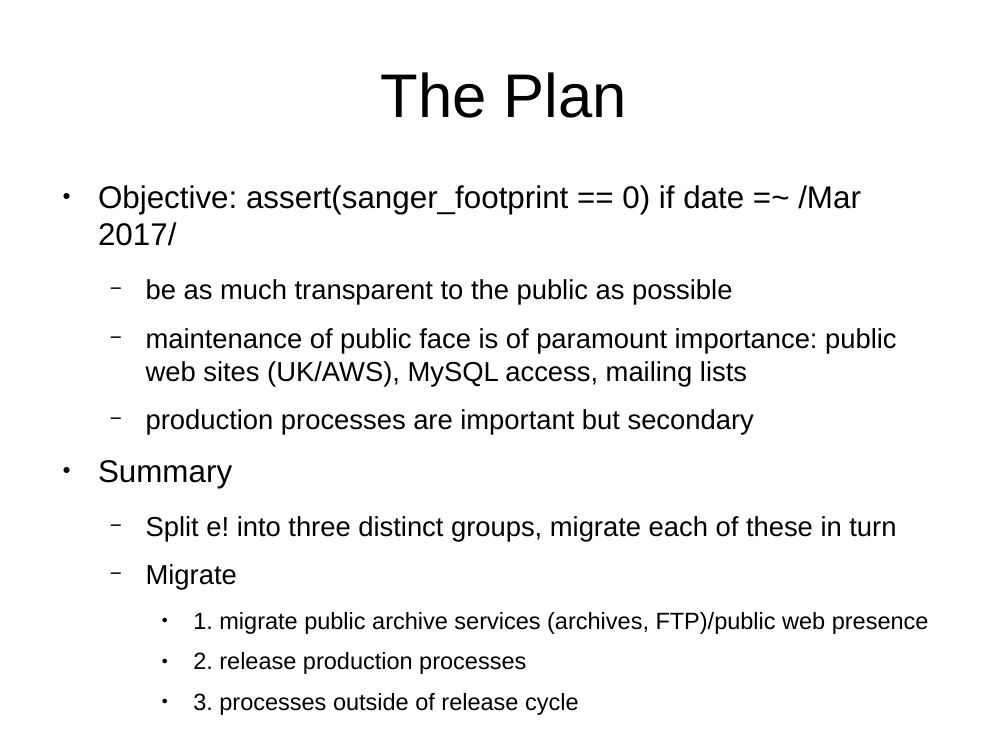
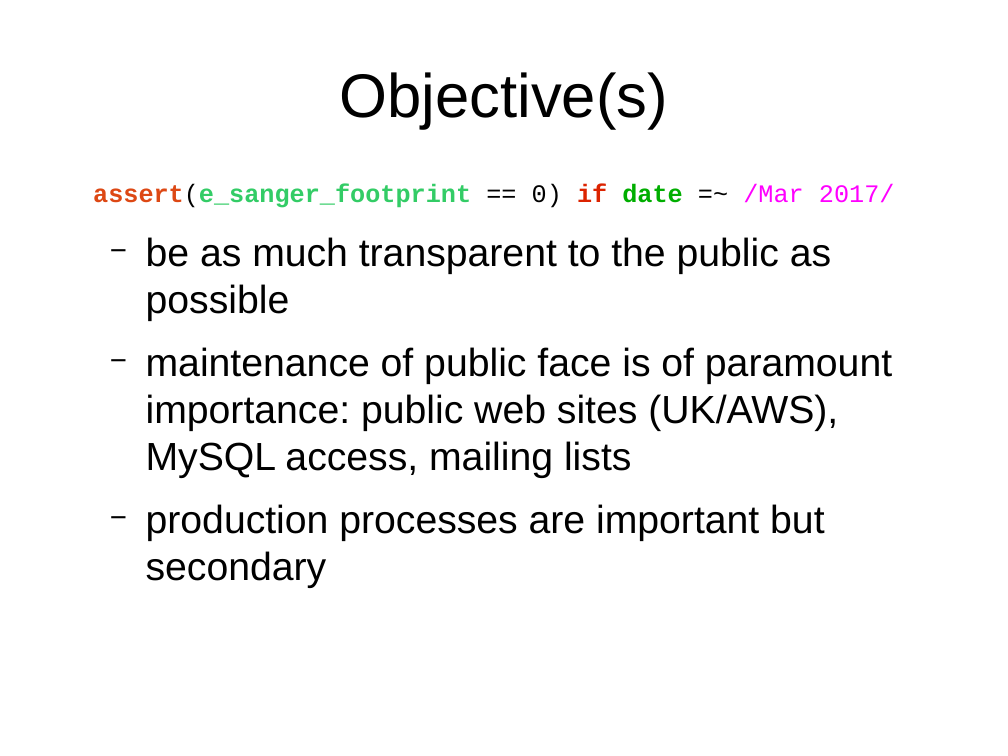
Before and after one commit to avullo/ensembl-migration-pm, a slide deck: slide 2 of data-review-10-16/talk.odp. Drawn at 1008x756 pixels with LibreOffice and Linux fonts; fonts in the diff are those of the drawing; background and template pictures are left out. Boxes give left, top, right and bottom in pixels: in the first picture for what was removed or moved away, otherwise in the second. Text is boxed around its words. In the diff, an @@ line names an element or a change of style, - is before the commit and + after.

Commit message:
Added objectives and overall state slides.

```diff
--- a/data-review-10-16/talk.odp
+++ b/data-review-10-16/talk.odp
@@ title at (340,72,668,129): text changed @@
-The Plan
+Objective(s)
@@ text at (93,183,895,208): text changed; size 22.4 to 18 pt; font Arial to Courier New; text colour #000000 to #33CC66; bold on @@
-● Objective: assert(sanger_footprint == 0) if date =~ /Mar 2017/
+assert(e_sanger_footprint == 0) if date =~ /Mar 2017/
@@ text at (146,237,892,588): size 19.6 to 28 pt in "be as much transparent to the public ...", "maintenance of public face is of paramount ...", "production processes are important but secondary" @@
@@ text at (98,460,929,715): paragraphs removed @@
-● Summary
-  − Split e! into three distinct groups, migrate each of these in turn
-  − Migrate
-    ● 1. migrate public archive services (archives, FTP)/public web presence
-    ● 2. release production processes
-    ● 3. processes outside of release cycle
```
Also in this commit, not shown: 2 other slides changed, 2 slides added.
